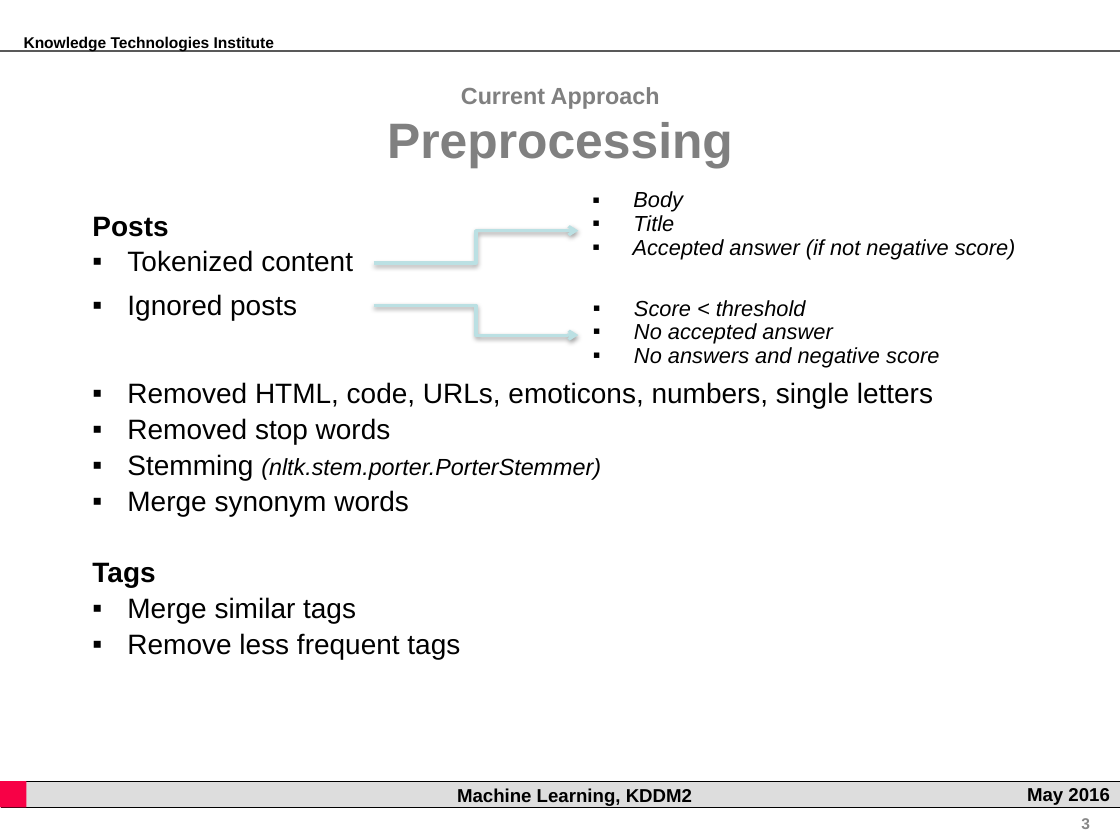
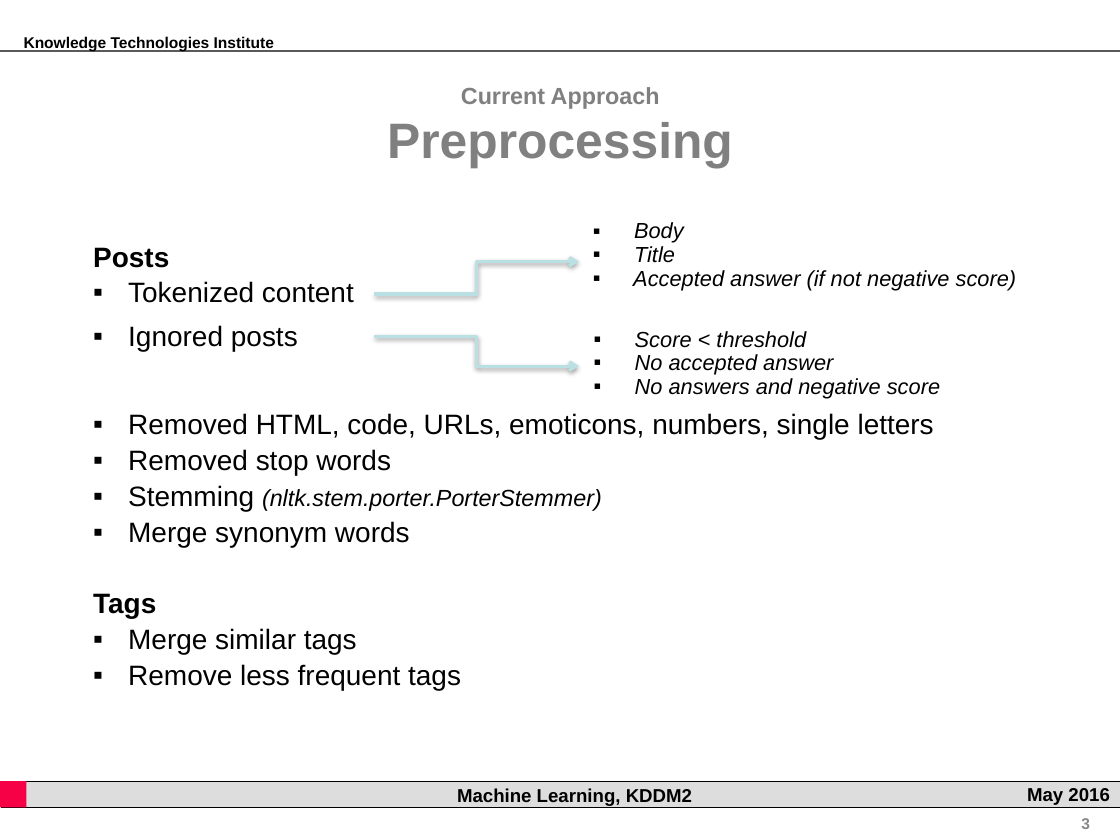
Before and after one commit to rsamer/MLSE, a slide deck: slide 3 of presentation/interim/Presentation.pptx. Drawn at 1120x840 pixels with LibreOffice and Linux fonts; fonts in the diff are those of the drawing; background and template pictures are left out. Boxes give left, top, right and bottom in pixels: in the first picture for what was removed or moved away, otherwise in the second. Text is boxed around its words. In the diff, an @@ line names an element or a change of style, - is before the commit and + after.

```diff
--- a/presentation/interim/Presentation.pptx
+++ b/presentation/interim/Presentation.pptx
@@ 3 texts, 2 elbow arrows: place and size @@
-3 texts, 2 elbow arrows at <box>92,191,1016,659</box>
+3 texts, 2 elbow arrows at <box>93,222,1017,690</box>
```
Also in this commit, not shown: 2 other slides changed.
